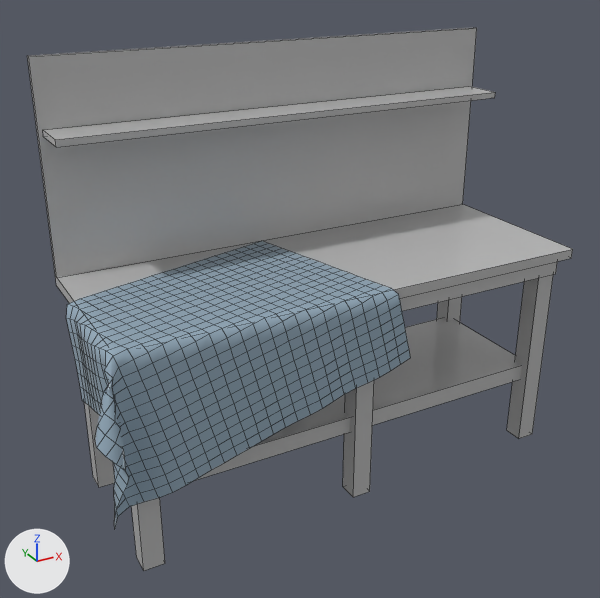
An edit to the FBX model Assets/ART/Meshes/MAINTENANCE ROOM/SM_Workbench_Maintenance.fbx, drawn before and after from the same camera.
Before and after are seen from a camera (50 mm lens) standing at (-1.94, -3.28, 2.6) and looking at (-0.17, -0.07, 0.99). The lights are fixed; the arrows at lower left show +X, +Y and +Z. The picture after the commit comes second. Mesh edges are drawn as thin lines. Where no turn or scale is listed for an object, it has been applied to the vertices.

In view in the first picture: 'SM_Workbench_Maintenance'.
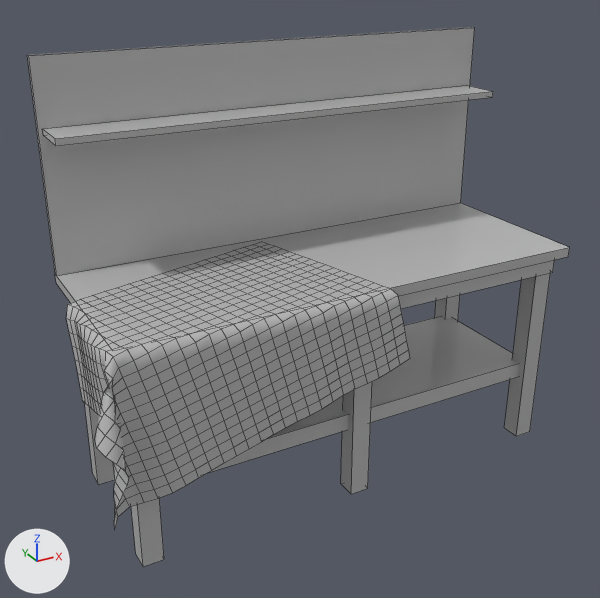
The newer file is also turned or shifted as a whole; pictures and numbers use the older file's frame.

Changed parts and their boxes (x1, y1, x2, y2) in the pictures (600 x 598 px; the box of a moved part takes in the faces that stretch with it):
```json
{"object": "SM_Workbench_Maintenance", "change": "reshaped", "before": [27, 28, 573, 571], "after": [27, 27, 570, 567]}
{"part": 1, "of": "me_mesh", "change": "moved or reshaped", "before": [55, 204, 573, 303], "after": [55, 203, 570, 320]}
{"part": 2, "of": "me_mesh", "change": "moved or reshaped", "before": [194, 318, 521, 481], "after": [208, 316, 519, 473]}
{"part": 3, "of": "me_mesh", "change": "moved or reshaped", "before": [27, 28, 477, 277], "after": [27, 27, 475, 275]}
{"part": 4, "of": "me_mesh", "change": "moved or reshaped", "before": [43, 86, 495, 147], "after": [43, 86, 493, 146]}
{"part": 5, "of": "me_mesh", "change": "moved or reshaped", "before": [131, 498, 165, 571], "after": [131, 498, 164, 567]}
{"part": 6, "of": "me_mesh", "change": "moved or reshaped", "before": [507, 275, 553, 439], "after": [504, 273, 550, 436]}
{"part": 7, "of": "me_mesh", "change": "moved or reshaped", "before": [84, 402, 114, 487], "after": [84, 403, 114, 485]}
{"part": 8, "of": "me_mesh", "change": "moved or reshaped", "before": [437, 297, 462, 322], "after": [435, 295, 460, 321]}
{"part": 9, "of": "me_mesh", "change": "moved or reshaped", "before": [400, 261, 558, 311], "after": [398, 260, 554, 309]}
{"part": 10, "of": "me_mesh", "change": "moved or reshaped", "before": [343, 380, 374, 497], "after": [341, 381, 372, 494]}
{"part": 11, "of": "me_mesh", "change": "recoloured", "before": [66, 242, 410, 526], "after": [66, 242, 410, 526], "on screen": "greyish blue to grey"}
```

Scene script edits in JSON lines:
```json
{"block": "me_mesh", "where": "# used by ob_sm_workbench_maintenance; location = (0.0, 0.0, 0.0)"}
{"op": "remove", "block": "me_mesh", "code": "me_mesh.from_pydata(...)  # 788 vertices, 693 faces; spans x -1.33..1.2, y -0.65..0.45, z 0.0..2.13"}
{"op": "add", "block": "me_mesh", "code": "me_mesh.from_pydata(...)  # 788 vertices, 693 faces; spans x -1.33..1.2, y -0.65..0.47, z 0.0..2.13"}
{"block": "me_mesh", "change": "me_mesh part 1: the loose piece of 8 vertices spanning x -1.2..1.2, y -0.45..0.45, z 1.08..1.13 is moved by (0.0, 0.02, 0.0)"}
{"block": "me_mesh", "change": "me_mesh part 2: the loose piece of 8 vertices spanning x -1.1..1.1, y -0.35..0.35, z 0.36..0.44 is moved by (0.0, 0.02, 0.0)"}
{"block": "me_mesh", "change": "me_mesh part 3: the loose piece of 8 vertices spanning x -1.2..1.2, y 0.42..0.45, z 1.13..2.13 is moved by (0.0, 0.02, 0.0)"}
{"block": "me_mesh", "change": "me_mesh part 4: the loose piece of 8 vertices spanning x -1.18..1.18, y 0.21..0.43, z 1.78..1.81 is moved by (0.0, 0.02, 0.0)"}
{"block": "me_mesh", "change": "me_mesh part 5: the loose piece of 8 vertices spanning x -1.15..-1.05, y -0.4..-0.3, z 0.0..1.08 is moved by (0.0, 0.02, 0.0)"}
{"block": "me_mesh", "change": "me_mesh part 6: the loose piece of 8 vertices spanning x 1.05..1.15, y -0.4..-0.3, z 0.0..1.08 is moved by (0.0, 0.02, 0.0)"}
{"block": "me_mesh", "change": "me_mesh part 7: the loose piece of 8 vertices spanning x -1.15..-1.05, y 0.3..0.4, z 0.0..1.08 is moved by (0.0, 0.02, 0.0)"}
{"block": "me_mesh", "change": "me_mesh part 8: the loose piece of 8 vertices spanning x 1.05..1.15, y 0.3..0.4, z 0.0..1.08 is moved by (0.0, 0.02, 0.0)"}
{"block": "me_mesh", "change": "me_mesh part 9: the loose piece of 8 vertices spanning x -1.12..1.12, y -0.44..-0.39, z 1.0..1.08 is moved by (0.0, 0.02, 0.0)"}
{"block": "me_mesh", "change": "me_mesh part 10: the loose piece of 8 vertices spanning x -0.05..0.05, y -0.4..-0.3, z 0.0..1.08 is moved by (0.0, 0.02, 0.0)"}
{"block": "me_mesh", "change": "me_mesh part 11: 625 faces spanning x -1.33..0.19, y -0.65..0.4, z 0.35..1.14 switch from mat_m_fabric_06 (greyish blue #95abbc) to mat_m_wood_03 (grey #bcbcbc)"}
{"block": "me_mesh", "change": "other edits to the shape of me_mesh do not show in these pictures"}
```
